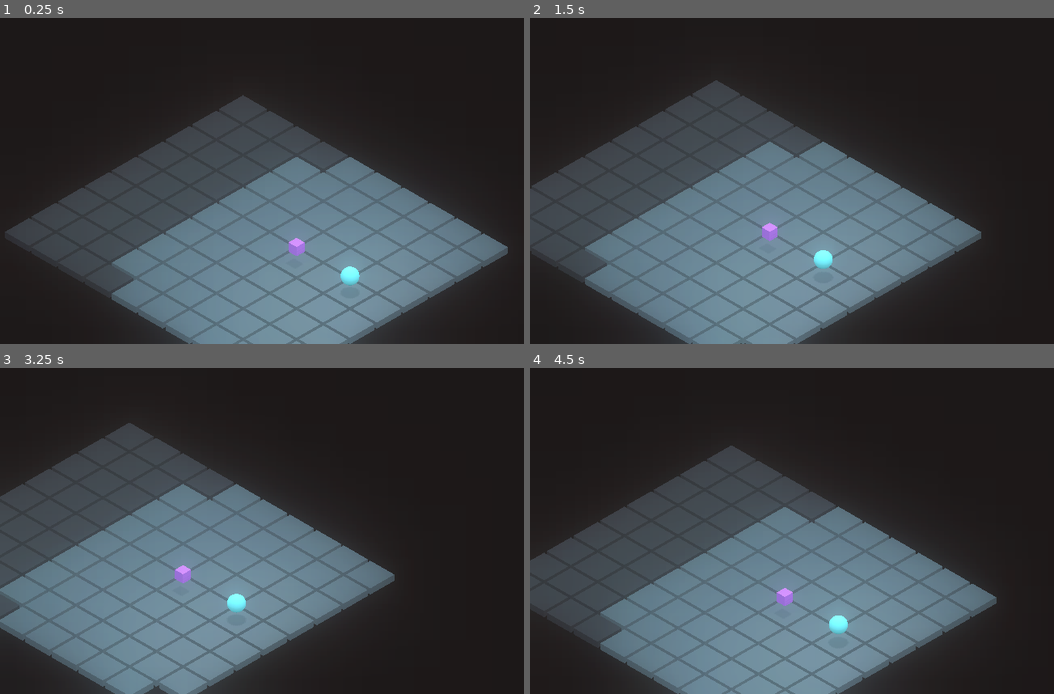
Above: before the commit, frames 1-4 (two rows, left to right).
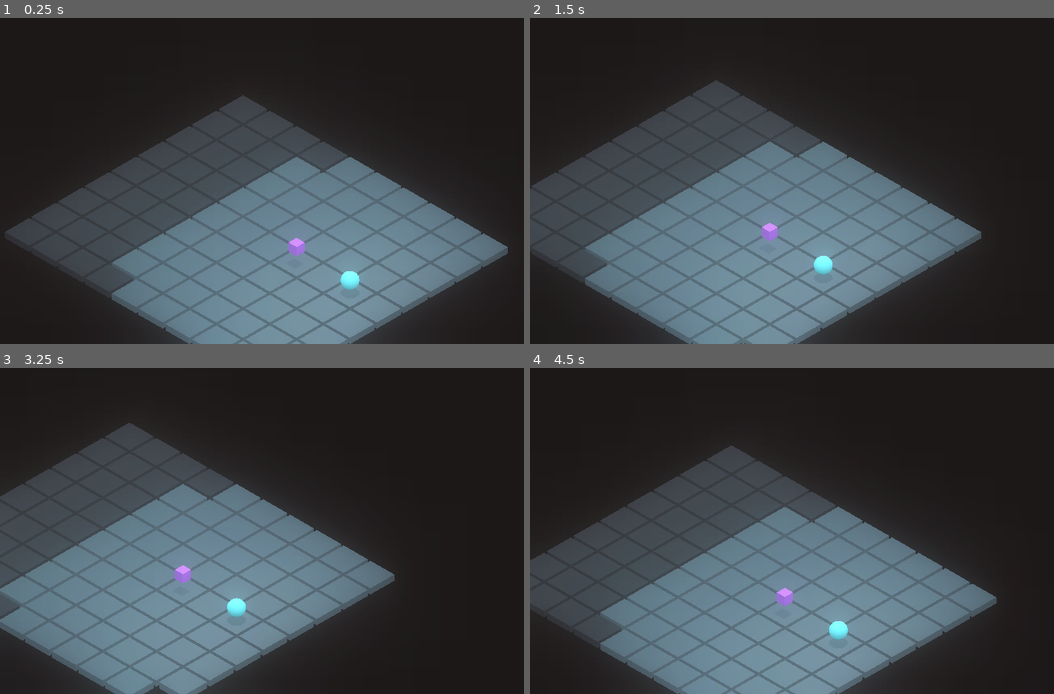
Above: after the commit, the same moments.

Repository: anthonyfinch/LD47
Game: Godot game, scene res://scenes/levels/Test1.tscn
Same seed, same stepped clock (60 frames per second), same inputs: the game is played once before the commit and once after it.
Inputs (mouse positions are in pixels of both pictures, inside the frame that each line leads up to):
- Up to frame 1 (0.25 s): no input
- Up to frame 2 (1.5 s): move the mouse to (996, 135) at 0.52 s; hold Right (ui_right) 0.53-1.28 s; click (996, 135) at 0.67 s; move the mouse to (723, 174) at 1.27 s; hold Down (ui_down) from 1.28 s (still down)
- Up to frame 3 (3.25 s): move the mouse to (387, 420) at 2.02 s; release Down (ui_down) at 2.03 s; hold Right (ui_right) 2.03-2.78 s; move the mouse to (293, 579) at 2.77 s; hold Up (ui_up) from 2.78 s (still down); click (293, 579) at 2.92 s
- Up to frame 4 (4.5 s): move the mouse to (1048, 560) at 3.52 s; release Up (ui_up) at 3.53 s; hold Left (ui_left) from 3.53 s (still down); move the mouse to (661, 449) at 4.27 s

The runs differ from the first frame. In frame 1, 0.1% of the frame differs, in the area x 64-69%, y 76-84%; in frame 2, 0.2%, in the area x 54-58%, y 71-79%; in frame 3, 0.1%; in frame 4, 0.2%.

Commit message:
simple person movement animations

Diff:
--- a/autoloads/Events.gd
+++ b/autoloads/Events.gd
@@ -4,3 +4,4 @@
 signal grid_clicked(pos)
 signal grid_position(pos)
 signal boat_clicked(boat)
+signal person_finished_movement()
--- a/scenes/game/Game.gd
+++ b/scenes/game/Game.gd
@@ -19,7 +19,7 @@
 onready var _boat_point := get_node(boat_point_path)
 
 var _selected_person: Spatial = null
-var _state = GameStates.AWAITING_PLAYER
+var _state = GameStates.AWAITING_INPUT
 var _moves_done := 0
 var _turn := 1
 var _total_people := 0
@@ -28,8 +28,11 @@
 
 
 enum GameStates {
-	AWAITING_PLAYER,
-	ENEMY_TURN
+	AWAITING_INPUT,
+	MOVING_PERSON,
+	DROPPING_TILE,
+	ENEMIES_TURN,
+	BOAT_MOVING
 }
 
 
@@ -40,11 +43,21 @@
 	Events.connect("grid_position", self, "_on_grid_position")
 	Events.connect("boat_clicked", self, "_on_boat_clicked")
 
+	Events.connect("person_finished_movement", self, "_end_person_movement")
+
 	_total_people = _people.get_children().size()
 
 
+func _end_person_movement():
+	if _state == GameStates.MOVING_PERSON:
+		print("Hello2")
+		_moves_done += 1
+		_end_player_move()
+
+
 func _on_grid_clicked(pos):
-	if _state == GameStates.AWAITING_PLAYER:
+	if _state == GameStates.AWAITING_INPUT:
+		print("Hello")
 		_do_move(pos)
 
 
@@ -53,7 +66,7 @@
 
 
 func _on_boat_clicked(boat):
-	if _state == GameStates.AWAITING_PLAYER:
+	if _state == GameStates.AWAITING_INPUT:
 		if _selected_person != null and not boat.is_full():
 			var pos = boat.get_grid_pos()
 			print(pos)
@@ -82,27 +95,25 @@
 	if _selected_person == null:
 		var clicked = _find_person(pos)
 		if clicked != null and _is_floor_tile(pos):
-			# print("selected person: ", clicked)
+			clicked.activate()
 			_selected_person = clicked
 	else:
-		# print("moving")
-		if _selected_person.can_move_to(pos):
-			if _is_floor_tile(pos):
+		if _selected_person.can_move_to(pos) and _is_floor_tile(pos) and not pos == _selected_person.get_grid_pos():
+				_state = GameStates.MOVING_PERSON
 				_selected_person.move_to(pos)
 				_selected_person = null
-				_moves_done += 1
-				_end_player_move()
-
 
 func _end_player_move():
 	if _moves_done == max_moves:
 		_moves_done = 0
-		_state = GameStates.ENEMY_TURN
+		_state = GameStates.ENEMIES_TURN
 		_drop_tile()
 		_do_enemy_move()
 		_boat_turn()
-		_state = GameStates.AWAITING_PLAYER
+		_state = GameStates.AWAITING_INPUT
 		_turn += 1
+	else:
+		_state = GameStates.AWAITING_INPUT
 
 	_check_state()
 
--- a/scenes/game/people/Person.gd
+++ b/scenes/game/people/Person.gd
@@ -1,12 +1,39 @@
 extends Spatial
+
+
+export (NodePath) var tween_path := "Tween"
+onready var _tween := get_node(tween_path)
+export (NodePath) var anim_path := "AnimationPlayer"
+onready var _anim := get_node(anim_path)
+
+
+
+func _ready():
+	_tween.connect("tween_all_completed", self, "_movement_complete")
+
+
+func activate():
+	_anim.play("bob")
 
 
 func get_grid_pos():
 	return Vector2(floor(transform.origin.x), floor(transform.origin.z))
 
+
 func move_to(pos):
-	transform.origin.x = pos.x + 0.5
-	transform.origin.z = pos.y + 0.5
+	var target_x = pos.x + 0.5
+	var target_z = pos.y + 0.5
+	var constant_y = transform.origin.y
+	_tween.interpolate_property(self, "transform:origin",
+							   transform.origin,
+							   Vector3(target_x, constant_y, target_z),
+							   1, Tween.TRANS_LINEAR, Tween.EASE_IN_OUT)
+	_tween.start()
+
+
+func _movement_complete():
+	_anim.stop()
+	Events.emit_signal("person_finished_movement")
 
 
 func can_move_to(pos):
--- a/scenes/game/people/Person.tscn
+++ b/scenes/game/people/Person.tscn
@@ -31,10 +31,11 @@
 script = ExtResource( 1 )
 
 [node name="MeshInstance" type="MeshInstance" parent="."]
-transform = Transform( 1, 0, 0, 0, 1, 0, 0, 0, 1, 0, -0.0165139, 0 )
+transform = Transform( 1, 0, 0, 0, 1, 0, 0, 0, 1, 0, -0.18, 0 )
 mesh = SubResource( 2 )
 material/0 = null
 
 [node name="AnimationPlayer" type="AnimationPlayer" parent="."]
-autoplay = "bob"
 anims/bob = SubResource( 3 )
+
+[node name="Tween" type="Tween" parent="."]
